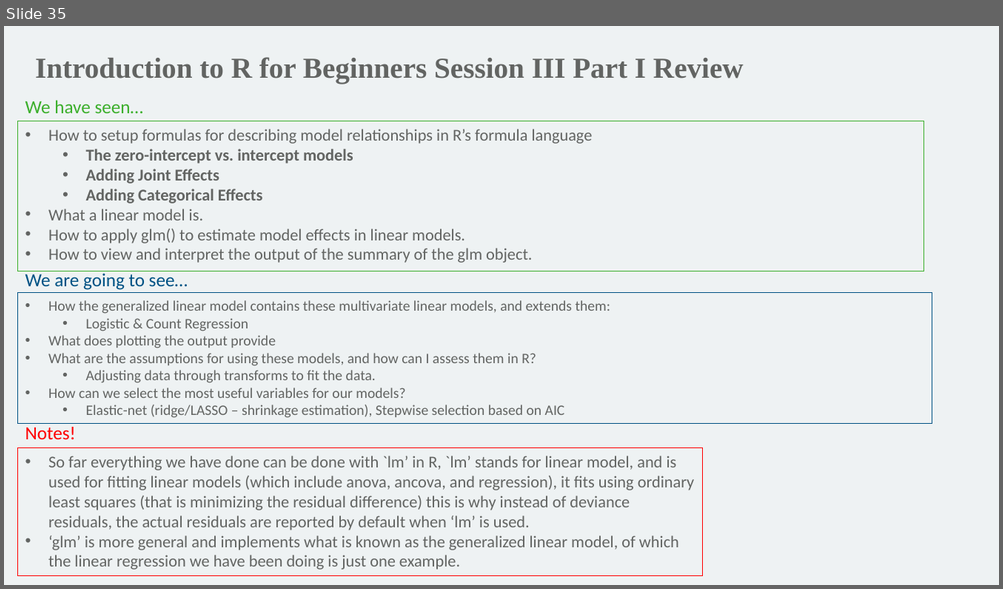
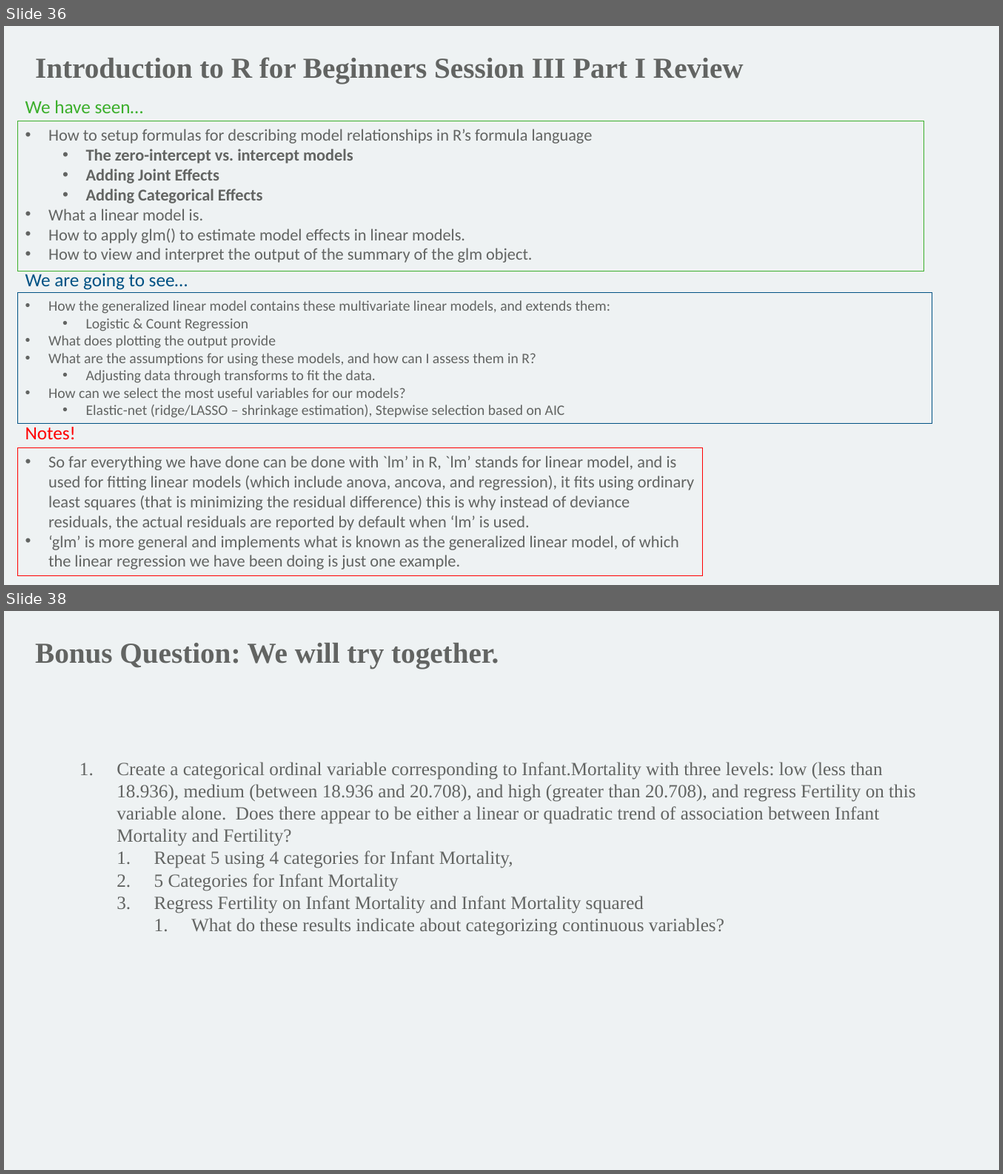
Before and after one commit to mathornton01/2022_UTSW_Lyda_Hill_Department_Beginning_R_Nanocourse, a slide deck: Slides/IntroductionToRForBeginners_DayII_MT.pptx. Shown one above the other, each under a label of ours: slide 35 before the commit, slides 36 and 38 after it; the slides between them are not shown. The pictures are 1003x589 and 1003x1174 pixels, drawn with LibreOffice and Linux fonts; fonts in the diff are those of the drawing; background and template pictures are left out. Boxes give left, top, right and bottom in pixels: in the first picture for what was removed or moved away, otherwise in the second. Text is boxed around its words. In the diff, an @@ line names an element or a change of style, - is before the commit and + after.

```diff
--- a/Slides/IntroductionToRForBeginners_DayII_MT.pptx
+++ b/Slides/IntroductionToRForBeginners_DayII_MT.pptx
@@ slide 38 added at [4, 611, 999, 1170], background #EEF2F3 @@
@@ text added at [35, 643, 498, 668], 28 pt, text #626462, bold @@
+Bonus Question: We will try together.
@@ text added at [116, 762, 915, 936], 18 pt, text #626462 @@
+  1. Create a categorical ordinal variable corresponding to Infant.Mortality with three levels: low (less than 18.936), medium (between 18.936 and 20.708), and high (greater than 20.708), and regress Fertility on this variable alone. Does there appear to be either a linear or quadratic trend of association between Infant Mortality and Fertility?
+    1. Repeat 5 using 4 categories for Infant Mortality,
+    2. 5 Categories for Infant Mortality
+    3. Regress Fertility on Infant Mortality and Infant Mortality squared
+      1. What do these results indicate about categorizing continuous variables?
@@ what was slide 35 is now slide 36 @@
```
Also in this commit, not shown: 5 slides changed, 28 other slides added, 14 other files.
